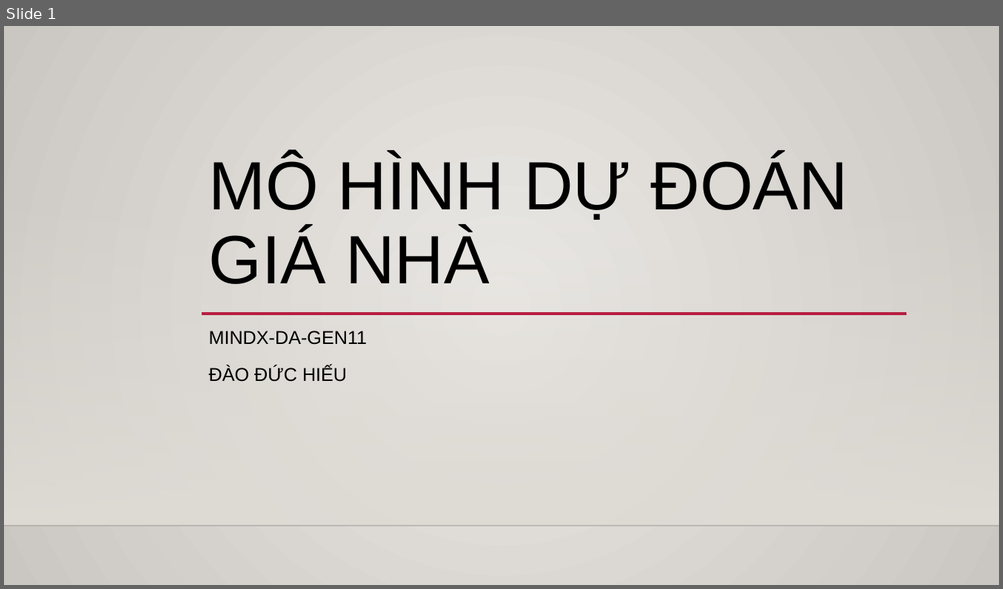
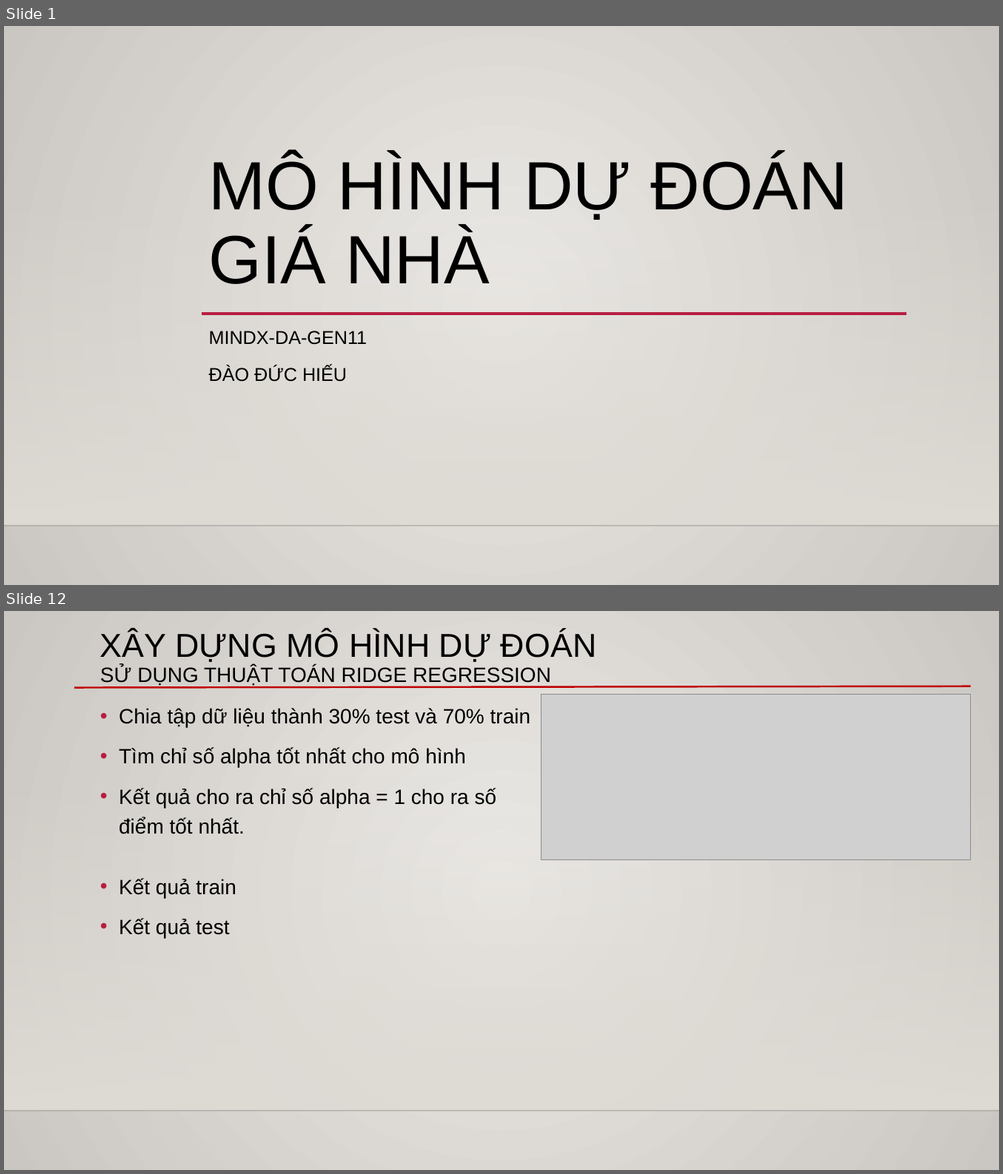
Before and after one commit to DK-Hieu/House_price_prediction, a slide deck: ver_4_kc_house/Mô hình dự đoán giá nhà.pptx. Shown one above the other, each under a label of ours: slide 1 before the commit, slides 1 and 12 after it; the slides between them are not shown. The pictures are 1003x589 and 1003x1174 pixels, drawn with LibreOffice and Linux fonts; fonts in the diff are those of the drawing; grey boxes stand for pictures; background and template pictures are left out. Boxes give left, top, right and bottom in pixels: in the first picture for what was removed or moved away, otherwise in the second. Text is boxed around its words. In the diff, an @@ line names an element or a change of style, - is before the commit and + after.

```diff
--- a/ver_4_kc_house/Mô hình dự đoán giá nhà.pptx
+++ b/ver_4_kc_house/Mô hình dự đoán giá nhà.pptx
@@ slide 12 added at (x1=4, y1=611, x2=999, y2=1170), background gradient #ECEAE7 to #CAC7C1; not listed: 2 template elements that a slide beside it also shows @@
@@ text added at (x1=100, y1=631, x2=596, y2=686), 20 pt, text #000000 @@
+XÂY DỰNG MÔ HÌNH DỰ ĐOÁN
+SỬ DỤNG THUẬT TOÁN RIDGE REGRESSION
@@ line added from (74, 688) to (970, 686), #C00000 1.75 pt @@
@@ picture added at (x1=541, y1=695, x2=970, y2=860) @@
@@ text added at (x1=119, y1=708, x2=530, y2=834), 20 pt, text #000000 @@
+• Chia tập dữ liệu thành 30% test và 70% train
+• Tìm chỉ số alpha tốt nhất cho mô hình
+• Kết quả cho ra chỉ số alpha = 1 cho ra số điểm tốt nhất.
@@ text added at (x1=119, y1=878, x2=236, y2=938), 20 pt, text #000000 @@
+• Kết quả train
+• Kết quả test
```
Also in this commit, not shown: 2 slides changed, 8 other slides added, 1 other file.
